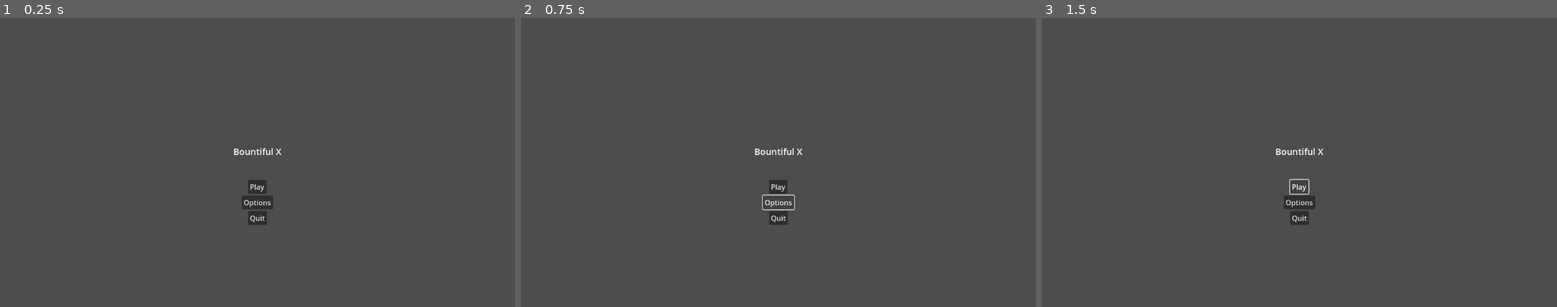
Above: before the commit, frames 1-3 (left to right).
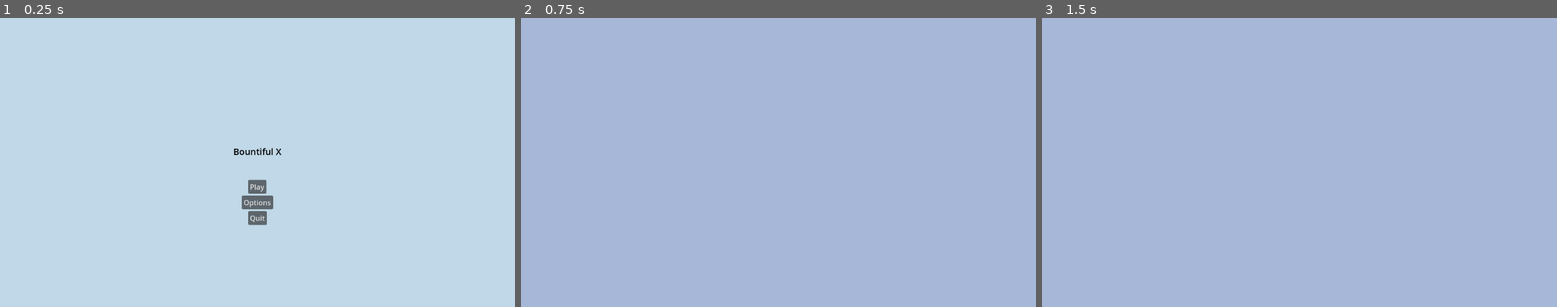
Above: after the commit, the same moments.

Repository: RTalaro/Bountiful-X
Game: Godot game, scene res://title.tscn
The game is run twice, just before and just after one commit, with the same random seed, the same clock (stepped at 60 frames per second) and the same inputs.
Inputs (mouse positions are in pixels of both pictures, inside the frame that each line leads up to):
- Up to frame 1 (0.25 s): no input
- Up to frame 2 (0.75 s): click "Options" at 0.5 s
- Up to frame 3 (1.5 s): click (1299, 185) at 1.25 s, where only the run before the commit has a clickable "Play"

The runs differ from the first frame. In frame 1, 100% of the frame differs, in the area x 0-100%, y 0-100%; in frame 2, 100%; in frame 3, 100%.

Commit message:
refactor: basic functionality in title screen
play, options, quit buttons working

Diff:
--- /dev/null
+++ b/Bountiful X/farm.gd
@@ -0,0 +1,11 @@
+extends Control
+
+
+# Called when the node enters the scene tree for the first time.
+func _ready():
+	print('farm ready')
+
+
+# Called every frame. 'delta' is the elapsed time since the previous frame.
+func _process(delta):
+	pass
--- /dev/null
+++ b/Bountiful X/farm.tscn
@@ -0,0 +1,21 @@
+[gd_scene load_steps=2 format=3 uid="uid://c110xdrsqmod0"]
+
+[ext_resource type="Script" path="res://farm.gd" id="1_smejx"]
+
+[node name="Farm" type="Control"]
+layout_mode = 3
+anchors_preset = 15
+anchor_right = 1.0
+anchor_bottom = 1.0
+grow_horizontal = 2
+grow_vertical = 2
+script = ExtResource("1_smejx")
+
+[node name="ColorRect" type="ColorRect" parent="."]
+layout_mode = 1
+anchors_preset = 15
+anchor_right = 1.0
+anchor_bottom = 1.0
+grow_horizontal = 2
+grow_vertical = 2
+color = Color(0.634776, 0.911304, 0.720938, 1)
--- /dev/null
+++ b/Bountiful X/options.gd
@@ -0,0 +1,11 @@
+extends Control
+
+
+# Called when the node enters the scene tree for the first time.
+func _ready():
+	print('options ready')
+
+
+# Called every frame. 'delta' is the elapsed time since the previous frame.
+func _process(delta):
+	pass
--- /dev/null
+++ b/Bountiful X/options.tscn
@@ -0,0 +1,21 @@
+[gd_scene load_steps=2 format=3 uid="uid://cfwdp8utir7a1"]
+
+[ext_resource type="Script" path="res://options.gd" id="1_y7ds5"]
+
+[node name="Options" type="Control"]
+layout_mode = 3
+anchors_preset = 15
+anchor_right = 1.0
+anchor_bottom = 1.0
+grow_horizontal = 2
+grow_vertical = 2
+script = ExtResource("1_y7ds5")
+
+[node name="ColorRect" type="ColorRect" parent="."]
+layout_mode = 1
+anchors_preset = 15
+anchor_right = 1.0
+anchor_bottom = 1.0
+grow_horizontal = 2
+grow_vertical = 2
+color = Color(0.654267, 0.717971, 0.848368, 1)
--- /dev/null
+++ b/Bountiful X/title.gd
@@ -0,0 +1,29 @@
+extends Control
+
+@onready var play_button = $MarginContainer/VBoxContainer2/VBoxContainer/Play
+@onready var options_button = $MarginContainer/VBoxContainer2/VBoxContainer/Options
+@onready var quit_button = $MarginContainer/VBoxContainer2/VBoxContainer/Quit
+
+
+# Called when the node enters the scene tree for the first time.
+func _ready():
+	# connect signals
+	play_button.button_down.connect(on_play_button_pressed)
+	options_button.button_down.connect(on_options_button_pressed)
+	quit_button.button_down.connect(on_quit_button_pressed)
+
+	print('title ready')
+
+
+# define signals
+func on_play_button_pressed():
+	print('play')
+	get_tree().change_scene_to_file('res://farm.tscn')
+
+func on_options_button_pressed():
+	print('open options')
+	get_tree().change_scene_to_file('res://options.tscn')
+
+func on_quit_button_pressed():
+	print('quit')
+	get_tree().quit()
--- a/Bountiful X/title.tscn
+++ b/Bountiful X/title.tscn
@@ -1,14 +1,24 @@
-[gd_scene format=3 uid="uid://do38kc77ic6wn"]
+[gd_scene load_steps=2 format=3 uid="uid://do38kc77ic6wn"]
 
-[node name="Node2D" type="Control"]
+[ext_resource type="Script" path="res://title.gd" id="1_mtlco"]
+
+[node name="Title" type="Control"]
 layout_mode = 3
-anchors_preset = 8
-anchor_left = 0.5
-anchor_top = 0.5
-anchor_right = 0.5
-anchor_bottom = 0.5
+anchors_preset = 15
+anchor_right = 1.0
+anchor_bottom = 1.0
 grow_horizontal = 2
 grow_vertical = 2
+script = ExtResource("1_mtlco")
+
+[node name="TextureRect" type="ColorRect" parent="."]
+layout_mode = 1
+anchors_preset = 15
+anchor_right = 1.0
+anchor_bottom = 1.0
+grow_horizontal = 2
+grow_vertical = 2
+color = Color(0.75413, 0.84654, 0.906973, 1)
 
 [node name="MarginContainer" type="MarginContainer" parent="."]
 layout_mode = 1
@@ -32,6 +42,7 @@
 
 [node name="Label" type="Label" parent="MarginContainer/VBoxContainer2"]
 layout_mode = 2
+theme_override_colors/font_color = Color(0, 0, 0, 1)
 theme_override_font_sizes/font_size = 20
 text = "Bountiful X"
 horizontal_alignment = 1
